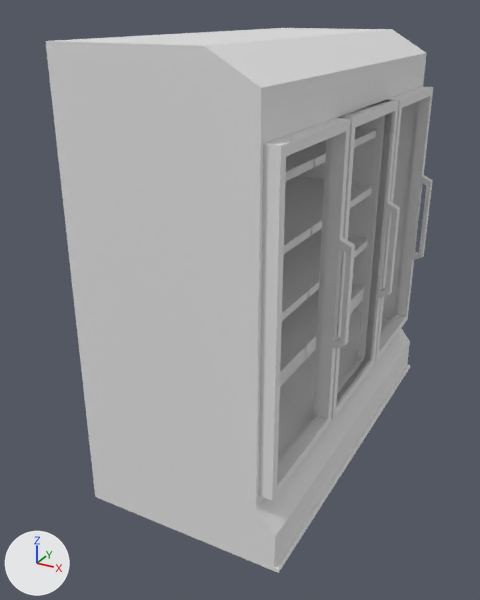
Two versions of the FBX model CosmicWageWorkers/Assets/Models/Enviroment Models/FreezerShelfV1 (1).fbx, one commit apart.
Camera for both pictures: a 50 mm lens placed at (11.61, -18.28, 11.76), pointed at (2.09, -0.98, 3.11). Lighting does not change. The marker at lower left points along +X, +Y and +Z. The first picture is the older version. Materials are left out; every surface is plain grey.

Objects in the first picture: 'freezer_shelf', 'fridge_box', 'glassless_doors'.
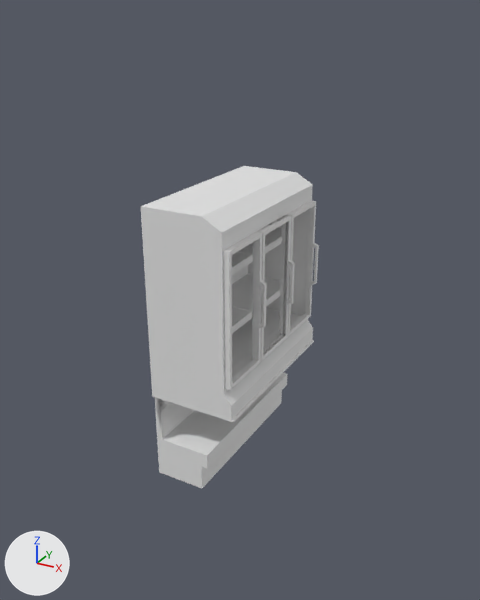
Location of each change, (x1, y1, x2, y2) in pixels of the pictures (480 x 600 px):
```json
{"object": "fridge_box", "change": "moved, turned, rescaled", "before": [46, 28, 427, 573], "after": [141, 166, 314, 423]}
{"object": "glassless_doors", "change": "moved, turned, rescaled", "before": [259, 87, 433, 500], "after": [223, 200, 319, 390]}
{"object": "freezer_shelf", "change": "moved, rescaled", "before": [280, 127, 376, 386], "after": [155, 228, 287, 488]}
```

The change, as JSON lines over the scene's bpy script:
```json
{"op": "set", "path": "ob_freezer_shelf.location", "old": "(0.0, 0.0, 0.0)", "new": "(0.0, 0.0, -3.11)"}
{"op": "set", "path": "ob_freezer_shelf.scale", "old": "(1.0, 1.0, 1.0)", "new": "(0.5, 0.5, 0.968)"}
{"op": "set", "path": "ob_glassless_doors.location", "old": "(0.0, 0.0, 0.0)", "new": "(0.0, 0.0, 0.92)"}
{"op": "set", "path": "ob_glassless_doors.rotation_euler", "old": "(0.0, 0.0, 0.0)", "new": "(0.0, 0.0, -0.0069)", "note": "degrees (0, 0, 0) -> degrees (0, 0, -0.4)"}
{"op": "set", "path": "ob_glassless_doors.scale", "old": "(1.0, 1.0, 1.0)", "new": "(0.5, 0.5, 0.5)"}
{"op": "set", "path": "ob_fridge_box.location", "old": "(0.0, 0.0, 0.0)", "new": "(0.0, 0.0, 0.92)"}
{"op": "set", "path": "ob_fridge_box.rotation_euler", "old": "(0.0, 0.0, 0.0)", "new": "(0.0, 0.0, -0.0069)", "note": "degrees (0, 0, 0) -> degrees (0, 0, -0.4)"}
{"op": "set", "path": "ob_fridge_box.scale", "old": "(1.0, 1.0, 1.0)", "new": "(0.5, 0.5, 0.5)"}
```
